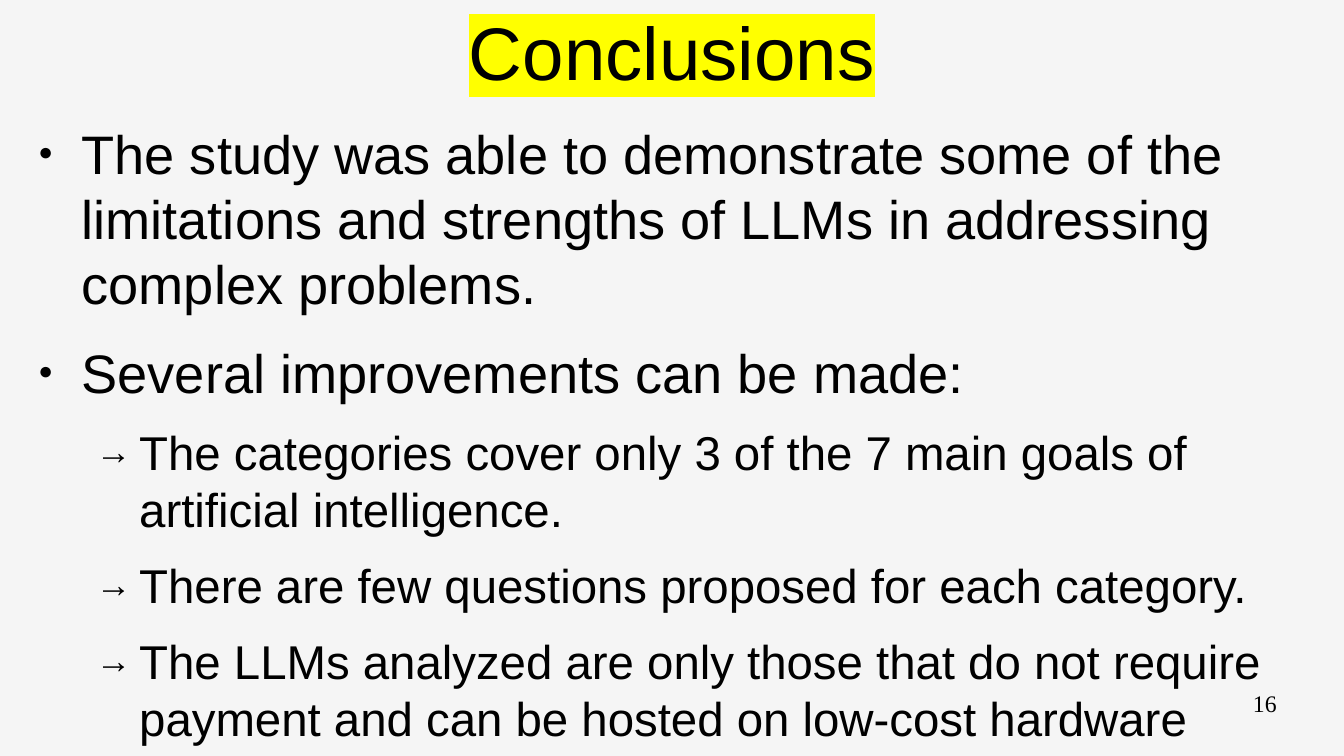
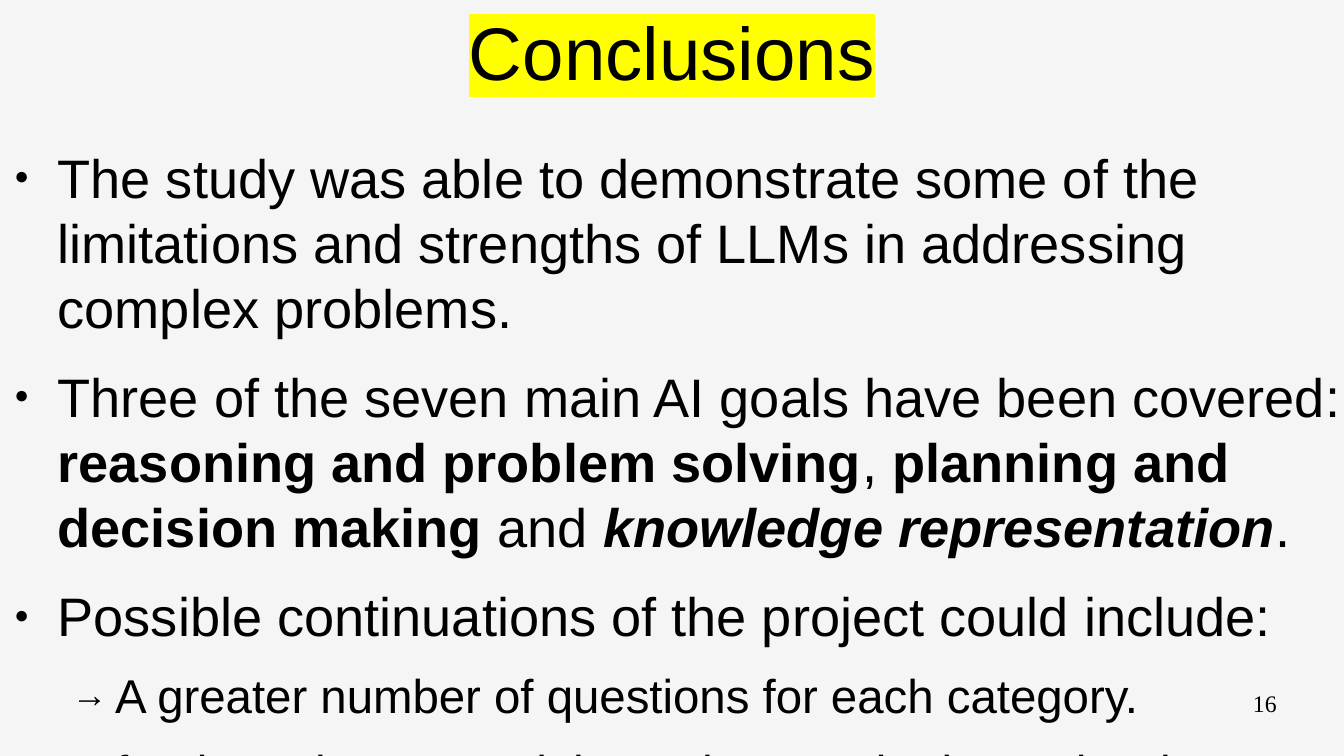
Before and after one commit to PieBerto/Stress-testing-chatbots, a slide deck: slide 16 of Slideshow/final_presentation_v.3.odp. Drawn at 1344x756 pixels with LibreOffice and Linux fonts; fonts in the diff are those of the drawing. Boxes give left, top, right and bottom in pixels: in the first picture for what was removed or moved away, otherwise in the second. Text is boxed around its words. In the diff, an @@ line names an element or a change of style, - is before the commit and + after.

Commit message:
fix: minor issues in final presentation

```diff
--- a/Slideshow/final_presentation_v.3.odp
+++ b/Slideshow/final_presentation_v.3.odp
@@ text "The study was able to ...": place and size @@
-text "The study was able to ..." at [82, 134, 1260, 746]
+text "The study was able to ..." at [58, 158, 1340, 723]
@@ text at [58, 377, 1340, 723]: text changed; size 28 to 32 pt @@
-● Several improvements can be made:
-  → The categories cover only 3 of the 7 main goals of artificial intelligence.
-  → There are few questions proposed for each category.
-  → The LLMs analyzed are only those that do not require payment and can be hosted on low-cost hardware architecture.
+● Three of the seven main AI goals have been covered: reasoning and problem solving, planning and decision making and knowledge representation.
+● Possible continuations of the project could include:
+  → A greater number of questions for each category.
+  → fee-based LLMs and those that require better hardware architecture.
```
Also in this commit, not shown: 1 other file.
